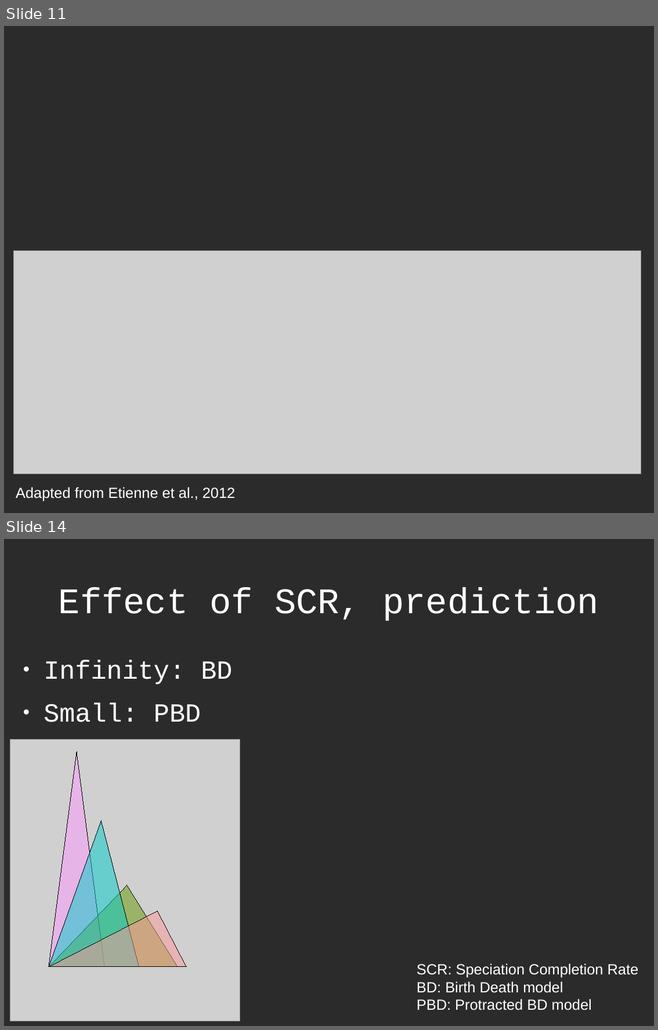
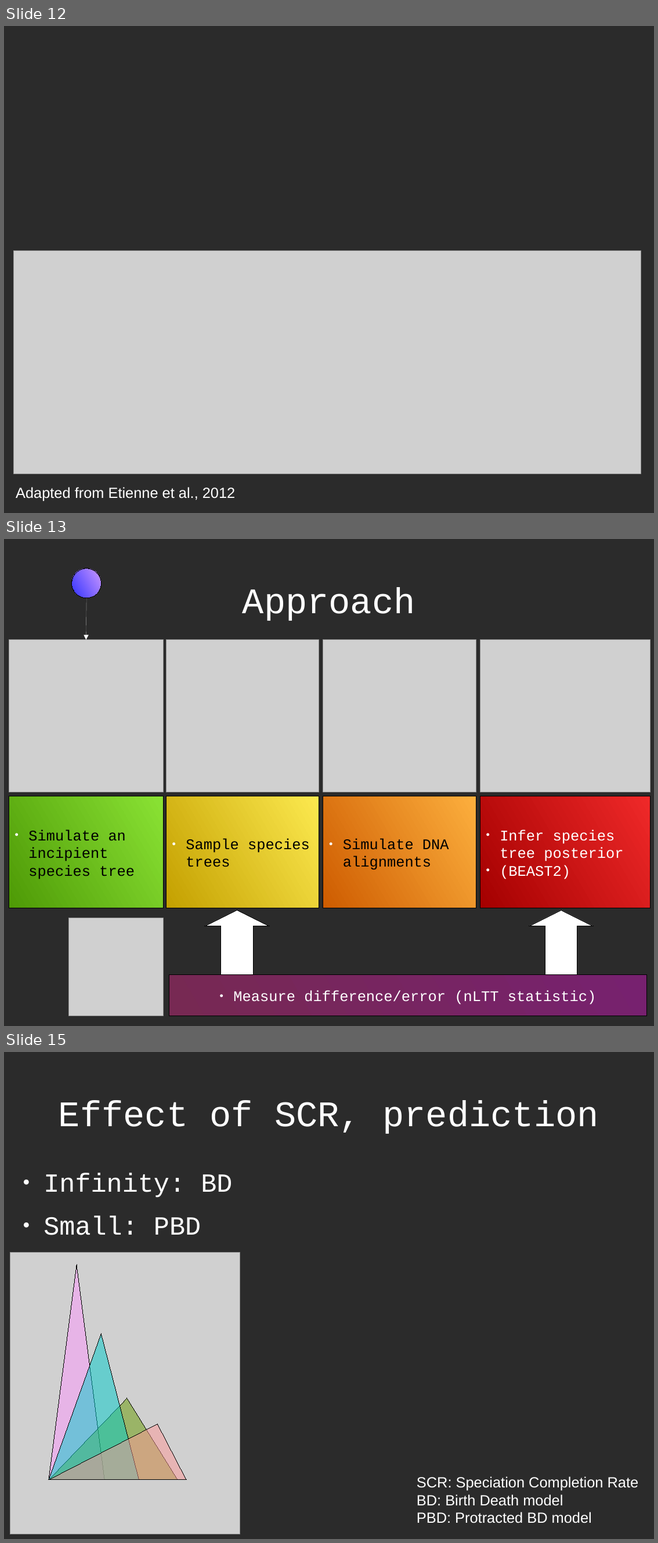
Before and after one commit to richelbilderbeek/Science, a slide deck: Bilderbeek20170213TresMeeting/20170213TresMeeting.odp. Shown one above the other, each under a label of ours: slides 11 and 14 before the commit, slides 12, 13 and 15 after it; the slides between them are not shown. The pictures are 658x1030 and 658x1543 pixels, drawn with LibreOffice and Linux fonts; fonts in the diff are those of the drawing; grey boxes stand for pictures; background and template pictures are left out; a plain dark background stands for a picture behind light text. Boxes give left, top, right and bottom in pixels: in the first picture for what was removed or moved away, otherwise in the second. Text is boxed around its words. In the diff, an @@ line names an element or a change of style, - is before the commit and + after.

```diff
--- a/Bilderbeek20170213TresMeeting/20170213TresMeeting.odp
+++ b/Bilderbeek20170213TresMeeting/20170213TresMeeting.odp
@@ slide 13 added at (4,539,654,1026), background picture (left out) @@
@@ ellipse added at (72,569,101,598), fill gradient #CC99FF to #3333FF, outline #000000 0 pt @@
@@ title added at (242,588,415,621), 44 pt, text #FFFFFF @@
+Approach
@@ arrow added from (86, 598) to (86, 640), #FFFFFF 0 pt @@
@@ picture added at (9,640,163,792) @@
@@ picture added at (166,640,319,792) @@
@@ picture added at (323,640,476,792) @@
@@ picture added at (480,640,650,792) @@
@@ rectangle added at (9,797,163,908), fill gradient #8AE234 to #4E9A06, outline #000000 0 pt, 18 pt, text #000000 @@
+● Simulate an incipient species tree
@@ rectangle added at (166,797,319,908), fill gradient #FCE94F to #C4A000, outline #000000 0 pt, 18 pt, text #000000 @@
+● Sample species trees
@@ rectangle added at (323,797,476,908), fill gradient #FCAF3E to #CE5C00, outline #000000 0 pt, 18 pt, text #000000 @@
+● Simulate DNA alignments
@@ rectangle added at (480,797,650,908), fill gradient #EF2929 to #A40000, outline #000000 0 pt, 18 pt, text #FFFFFF @@
+● Infer species tree posterior
+● (BEAST2)
@@ picture added at (69,918,163,1016) @@
@@ up arrow added at (205,910,269,975), fill #FFFFFF, outline #000000 0 pt @@
@@ up arrow added at (529,910,593,975), fill #FFFFFF, outline #000000 0 pt @@
@@ rectangle added at (169,975,647,1016), fill gradient #77216F to #772953, outline #000000 0 pt, 18 pt, text #FFFFFF @@
+● Measure difference/error (nLTT statistic)
@@ what was slide 11 is now slide 12 @@
@@ what was slide 14 is now slide 15 @@
```
Also in this commit, not shown: 4 slides changed, 4 other slides added, 2 slides removed, 5 other files.
